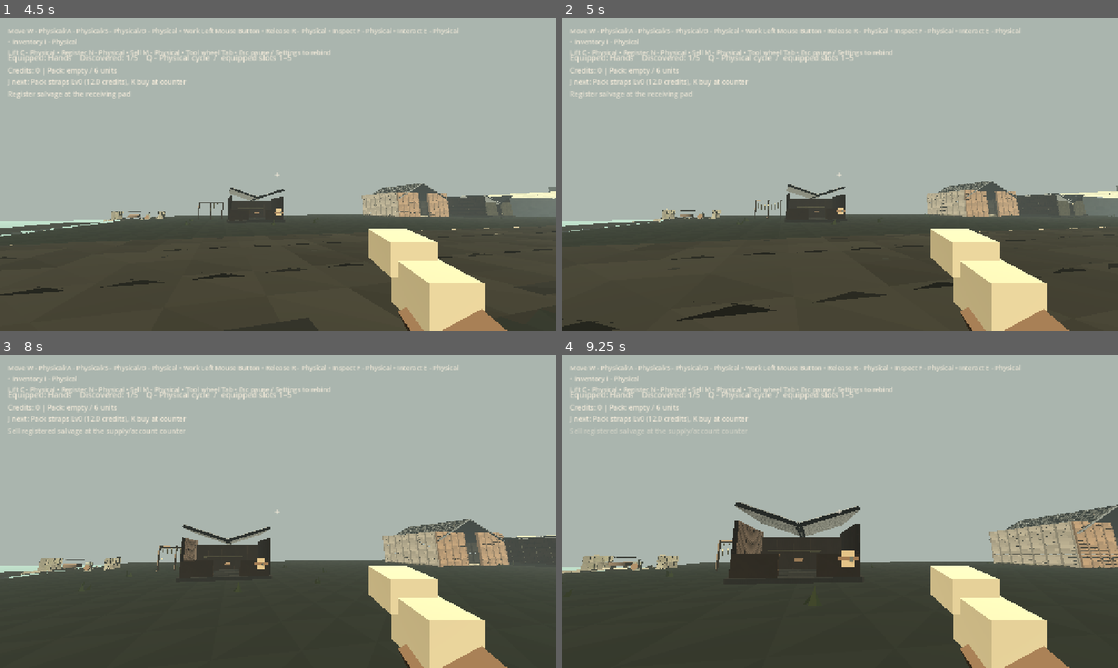
Above: before the commit, frames 1-4 (two rows, left to right).
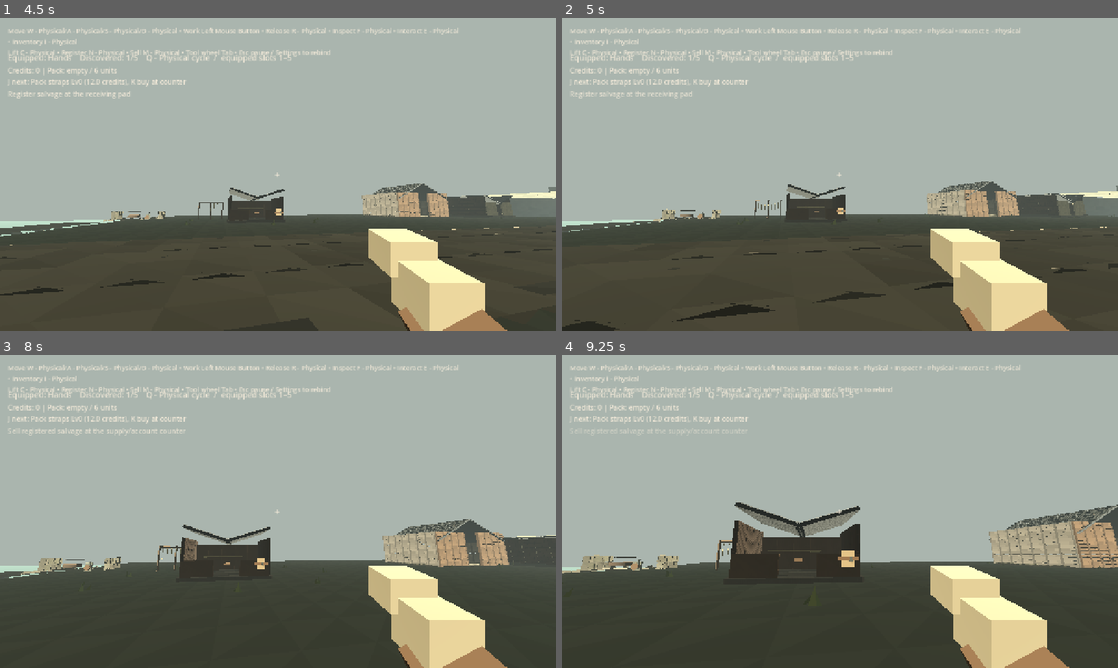
Above: after the commit, the same moments.

Repository: squwillsmith-ship-it/Hollowmere-0.2
Game: Godot game, scene res://scenes/main.tscn
Same seed, same stepped clock (60 frames per second), same inputs: the game is played once before the commit and once after it.
Inputs (mouse positions are in pixels of both pictures, inside the frame that each line leads up to):
- Up to frame 1 (4.5 s): click "Enter Brinewick" at 0.5 s; tap Enter at 1.25 s; move the mouse to (305, 174) at 1.27 s; hold E (hm_find_tool) 1.28-2.03 s; hold W (hm_forward) from 1.28 s (still down); click (305, 174) at 1.42 s; tap Space (hm_jump) at 1.52, 2.27, 3.77 s; move the mouse to (250, 174) at 2.02 s; tap F (hm_inspect) at 2.1 s; move the mouse to (289, 168) at 2.77 s; hold C (hm_lift_place) 2.78-3.53 s; move the mouse to (272, 180) at 3.52 s; tap H (hm_process) at 3.6 s; click (272, 180) at 3.67 s; move the mouse to (316, 177) at 4.27 s; hold N (hm_register) from 4.28 s (still down)
- Up to frame 2 (5 s): keep holding W (hm_forward); keep holding N (hm_register); tap Space (hm_jump) at 4.52 s
- Up to frame 3 (8 s): move the mouse to (233, 508) at 5.02 s; release N (hm_register) at 5.03 s; tap R (hm_release) at 5.1 s; tap Space (hm_jump) at 5.27, 6.77, 7.52 s; move the mouse to (283, 511) at 5.77 s; hold B (hm_requisition) 5.78-6.53 s; click (283, 511) at 5.92 s; move the mouse to (255, 505) at 6.52 s; release W (hm_forward) at 6.53 s; hold D (hm_right) 6.53-7.28 s; tap G (hm_risk_modifier) at 6.6 s; move the mouse to (305, 511) at 7.27 s; hold W (hm_forward) from 7.28 s (still down); hold M (hm_sell) from 7.28 s (still down)
- Up to frame 4 (9.25 s): keep holding W (hm_forward); move the mouse to (812, 511) at 8.02 s; release M (hm_sell) at 8.03 s; tap Shift (hm_sprint) at 8.1 s; click (812, 511) at 8.17 s; tap Space (hm_jump) at 8.27 s; move the mouse to (851, 505) at 8.77 s; tap 1 (hm_tool_1) at 8.85 s

Frame 1 is identical in both runs. In frame 2, 0.1% of the frame differs, in the area x 0-98%, y 52-100%; in frame 3, less than 0.1%; in frame 4, less than 0.1%.

Commit message:
G1: add fixed-eye renderer and continuous-route collision regressions

Diff:
--- a/game/scripts/world/hm_harbour_terrain_g1.gd
+++ b/game/scripts/world/hm_harbour_terrain_g1.gd
@@ -42,7 +42,7 @@
 	collision.name = "CollisionShape3D"
 	var shape := ConcavePolygonShape3D.new()
 	shape.backface_collision = true
-	shape.data = _lower_collision(4.0)
+	shape.data = _lower_collision(2.6)
 	collision.shape = shape
 	body.add_child(collision)
 	return body
--- /dev/null
+++ b/game/tests/test_g1_harbour_capture.gd
@@ -0,0 +1,59 @@
+extends SceneTree
+## Actual Godot 4.7.2 fixed-camera G1 evidence. Use the SAME poses
+## to capture baseline eddeaef2 and the G1 candidate; never fake frames.
+## Export HOLLOWMERE_G1_CAPTURE_DIR to a writable directory.
+func _initialize() -> void:
+	call_deferred("_run")
+
+func _run() -> void:
+	var folder: String = OS.get_environment("HOLLOWMERE_G1_CAPTURE_DIR")
+	if folder.is_empty():
+		push_error("HOLLOWMERE_G1_CAPTURE_DIR is required")
+		quit(1)
+		return
+	var stage: HMBrinewickBlockout = load("res://scenes/brinewick_blockout.tscn").instantiate() as HMBrinewickBlockout
+	stage.spawn_exploration_player = false
+	root.add_child(stage)
+	var camera := Camera3D.new()
+	camera.name = "G1FixedCamera"
+	camera.current = true
+	camera.far = 340.0
+	camera.fov = 72.0
+	stage.add_child(camera)
+	var scenes: Array[Dictionary] = [
+		{"name":"01_quay_eye","eye":Vector3(-43,3.1,19),"look":Vector3(-23,2.0,23)},
+		{"name":"02_warehouse_eye","eye":Vector3(8,3.6,43),"look":Vector3(19,3.3,30)},
+		{"name":"03_cottage_eye","eye":Vector3(26,3.8,41),"look":Vector3(35,3.7,24)},
+		{"name":"04_embankment_eye","eye":Vector3(42,4.0,43),"look":Vector3(59,6.5,30)},
+		{"name":"05_coastal_wide","eye":Vector3(-60,14,69),"look":Vector3(1,3.5,18)}
+	]
+	for pose: Dictionary in scenes:
+		camera.global_position = pose["eye"]
+		camera.look_at(pose["look"],Vector3.UP)
+		for tick: int in range(22):
+			await process_frame
+		await RenderingServer.frame_post_draw
+		var frame: Image = root.get_texture().get_image()
+		if frame == null or frame.is_empty() or frame.get_width() < 640:
+			push_error("G1 framebuffer failed at "+String(pose["name"]))
+			quit(1)
+			return
+		var samples: Dictionary = {}
+		for ix: int in range(2,14):
+			for iz: int in range(2,8):
+				samples[frame.get_pixel(int(ix*frame.get_width()/16),
+					int(iz*frame.get_height()/10)).to_html(false)] = true
+		if samples.size() < 10:
+			push_error("G1 image near uniform at "+String(pose["name"]))
+			quit(1)
+			return
+		var target: String = folder.path_join("g1-"+String(pose["name"])+".png")
+		if frame.save_png(target) != OK:
+			push_error("Could not save G1 real image: "+target)
+			quit(1)
+			return
+		print("G1_FRAME "+String(pose["name"])+" "+str(frame.get_size()))
+	stage.queue_free()
+	await process_frame
+	print("HOLLOWMERE_G1_CAPTURE_OK")
+	quit(0)
--- /dev/null
+++ b/game/tests/test_g1_harbour_route.gd
@@ -0,0 +1,104 @@
+extends SceneTree
+## G1 physical route and terrain regression. Run using Godot 4.7.2.
+## This does not constitute owner aesthetic acceptance or a human walk.
+var errors: Array[String] = []
+
+func _initialize() -> void:
+	call_deferred("_run")
+
+func _require(ok: bool, label: String) -> void:
+	if not ok:
+		errors.append(label)
+		push_error("G1_HARBOUR: " + label)
+
+func _run() -> void:
+	var village := HMBrinewickBlockout.new()
+	village.spawn_exploration_player = false
+	root.add_child(village)
+	for i: int in range(6):
+		await physics_frame
+	_require(village.site_nodes.size() == 21,"All canonical site markers preserved")
+	_require(village.district_sites.cottage != null,"Original cottage prefab remains installed")
+	_require(village.campaign_sites != null,"Story evidence remains installed")
+	var shore: StaticBody3D = village.get_node_or_null("Terraces/LowerTerrace") as StaticBody3D
+	_require(shore != null,"Sculpted lower terrace exists")
+	if shore != null:
+		var shape: CollisionShape3D = shore.get_node_or_null("CollisionShape3D") as CollisionShape3D
+		_require(shape != null and shape.shape is ConcavePolygonShape3D,
+			"Lower coast has real continuous terrain collision, not old BoxShape3D")
+		var skin: MeshInstance3D = shore.get_node_or_null("ContinuousCoastalLandform") as MeshInstance3D
+		_require(skin != null and skin.mesh is ArrayMesh,"Lower terrace is authored mesh")
+	for name: String in ["UpperNorthTransition","UpperSouthTransition"]:
+		var bluff: StaticBody3D = village.get_node_or_null("Terraces/" + name) as StaticBody3D
+		_require(bluff != null,"Graded upper-level transition: "+name)
+		if bluff != null:
+			var collision: CollisionShape3D = bluff.get_node_or_null("CollisionShape3D") as CollisionShape3D
+			_require(collision != null and collision.shape is ConcavePolygonShape3D,
+				"Transition collision is actual faceted slope: "+name)
+	var haul: StaticBody3D = village.get_node_or_null("HarbourG1Route/G1HaulPath") as StaticBody3D
+	_require(haul != null,"Actual physical route beside older road network")
+	_require(village.get_node_or_null("HarbourG1Route/QuayDryStoneRevetment") is MeshInstance3D,
+		"Quay edge has deliberate stone facing and an open pier slot")
+	_require(village.get_node_or_null("RoadsAndPaths/QuayWalk") != null,
+		"Original quay boardwalk retains permanent collision")
+	_require(village.get_node_or_null("RoadsAndPaths/LowerToUpperRamp") != null,
+		"Existing multi-terrace cart ramp retained")
+	if haul == null:
+		village.queue_free()
+		quit(1)
+		return
+	var route_shape: CollisionShape3D = haul.get_node_or_null("CollisionShape3D") as CollisionShape3D
+	_require(route_shape != null and route_shape.shape is ConcavePolygonShape3D,
+		"Haul route has its own simplified physics surface")
+	var points: PackedVector2Array = HMHarbourTerrainG1.route_points()
+	_require(points.size() >= 8,"Continuous route has meaningful turning stations")
+	var space: PhysicsDirectSpaceState3D = village.get_world_3d().direct_space_state
+	var capsule := CapsuleShape3D.new()
+	capsule.radius = 0.32
+	capsule.height = 1.75
+	var last_y: float = -999.0
+	for i: int in range(points.size()-1):
+		for j: int in range(5):
+			var t: float = float(j)/4.0
+			var at: Vector2 = points[i].lerp(points[i+1],t)
+			var y: float = lerpf(HMHarbourTerrainG1.route_height(points[i]),
+				HMHarbourTerrainG1.route_height(points[i+1]),t)
+			var start := Vector3(at.x,y+0.8,at.y)
+			var finish := Vector3(at.x,y-0.4,at.y)
+			var hit: Dictionary = space.intersect_ray(
+				PhysicsRayQueryParameters3D.create(start,finish,1))
+			_require(not hit.is_empty(),"Route supported at "+str(at))
+			if not hit.is_empty():
+				_require(hit.get("collider") == haul,
+					"First foot collider is authored route at "+str(at))
+				var ground: float = (hit["position"] as Vector3).y
+				_require(absf(ground-y) < 0.11,"No floating walk surface at "+str(at))
+				if last_y > -900.0:
+					_require(absf(ground-last_y) < 0.7,"No sudden route drop "+str(at))
+				last_y = ground
+				var query := PhysicsShapeQueryParameters3D.new()
+				query.shape = capsule
+				query.collision_mask = 1
+				query.transform = Transform3D(Basis(),Vector3(at.x,ground+0.99,at.y))
+				var occupants: Array[Dictionary] = space.intersect_shape(query,16)
+				_require(occupants.is_empty(),
+					"Unobstructed 1.75m player stance at "+str(at)+" hits="+str(occupants.size()))
+	# Sample actual coastal collider at tidal bank, level district and both
+	# graded transition zones. No invisible old lower terrace box is allowed.
+	for sample: Vector3 in [Vector3(-47,-0.85,-18),Vector3(-24,2.0,5),
+		Vector3(41,2.0,42),Vector3(51,2.2,-38),
+		Vector3(56,3.6,38),Vector3(69,8.0,-30)]:
+		var from: Vector3 = Vector3(sample.x,sample.y+2.4,sample.z)
+		var hit: Dictionary = space.intersect_ray(PhysicsRayQueryParameters3D.create(
+			from,Vector3(sample.x,sample.y-2.2,sample.z),1))
+		_require(not hit.is_empty(),"Landform physics ray at "+str(sample))
+		if not hit.is_empty():
+			var foot: float = (hit["position"] as Vector3).y
+			_require(absf(foot-sample.y) < 0.55,"Terrain grade near specified elevation "+str(sample))
+	village.queue_free()
+	await process_frame
+	if errors.is_empty():
+		print("HOLLOWMERE_G1_HARBOUR_ROUTE_OK stations="+str(points.size()))
+		quit(0)
+	else:
+		quit(1)
Not shown, added: docs/G1-HARBOUR-QA.md
